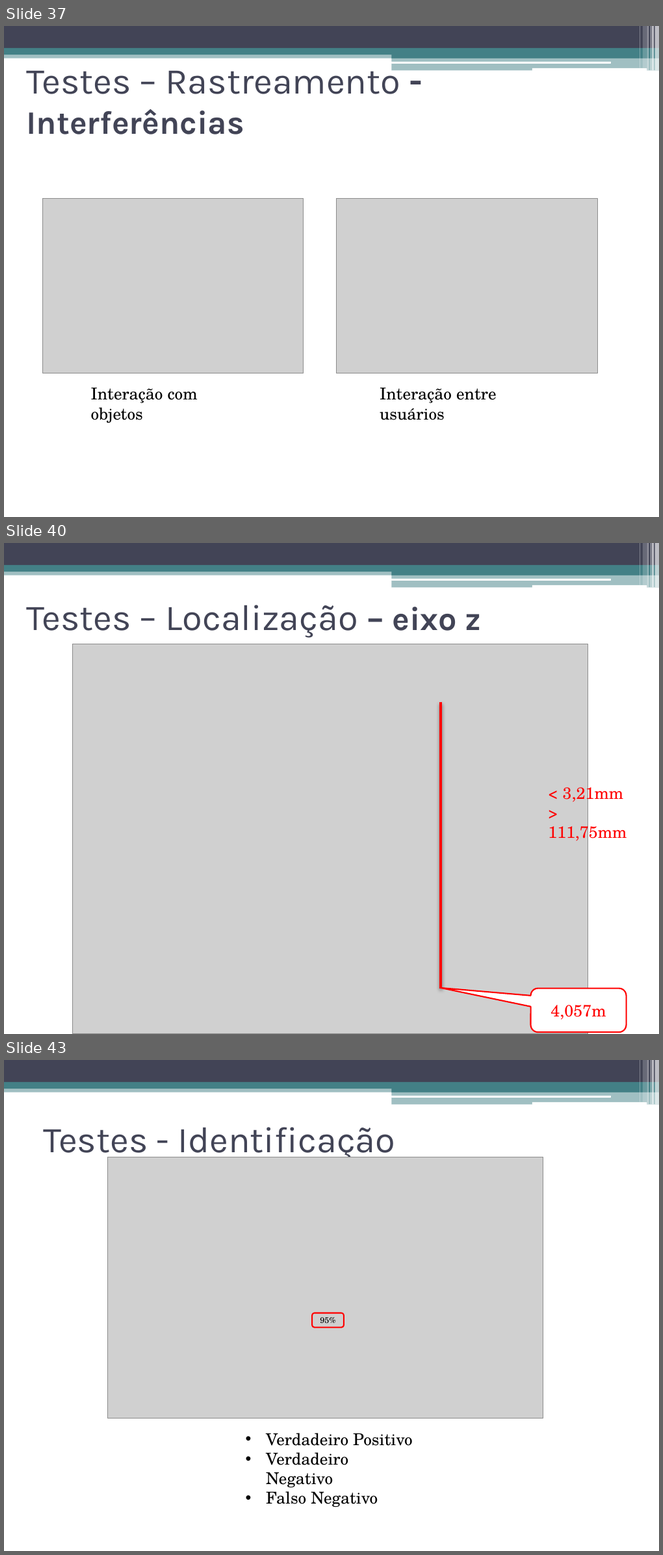
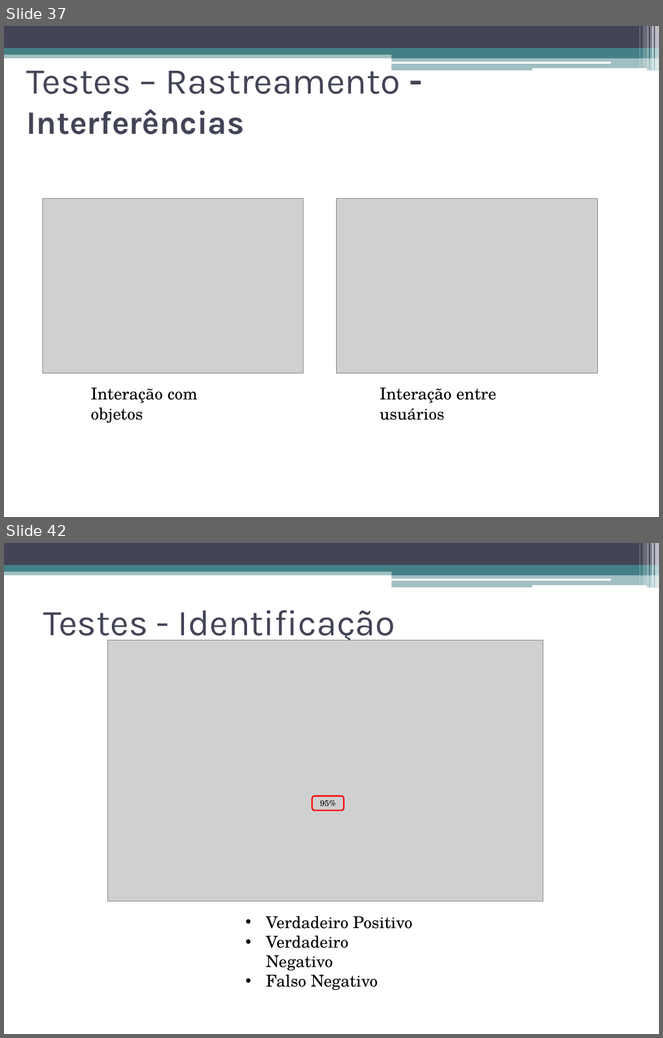
Before and after one commit to talesporto/Artigo-TRUE-SBCUP, a slide deck: apresentacao/ApresentacaoSBCUP.pptx. Shown one above the other, each under a label of ours: slides 37, 40 and 43 before the commit, slides 37 and 42 after it; the slides between them are not shown. The pictures are 663x1555 and 663x1038 pixels, drawn with LibreOffice and Linux fonts; fonts in the diff are those of the drawing; grey boxes stand for pictures. Boxes give left, top, right and bottom in pixels: in the first picture for what was removed or moved away, otherwise in the second. Text is boxed around its words. In the diff, an @@ line names an element or a change of style, - is before the commit and + after.

```diff
--- a/apresentacao/ApresentacaoSBCUP.pptx
+++ b/apresentacao/ApresentacaoSBCUP.pptx
@@ slide 40 removed at <box>4,543,659,1034</box>, background #FFFFFF; not listed: 13 template elements that a slide beside it also shows @@
@@ text removed at <box>27,605,482,638</box> @@
-Testes – Localização – eixo z
@@ picture removed at <box>72,644,588,1034</box> @@
@@ line removed from (441, 702) to (441, 988) @@
@@ text removed at <box>548,783,627,843</box> @@
-< 3,21mm
-> 111,75mm
@@ rounded speech box removed at <box>530,988,627,1032</box> @@
-4,057m
@@ what was slide 43 is now slide 42 @@
```
Also in this commit, not shown: 4 slides changed, 2 slides added, 3 other slides removed, 2 other files.
